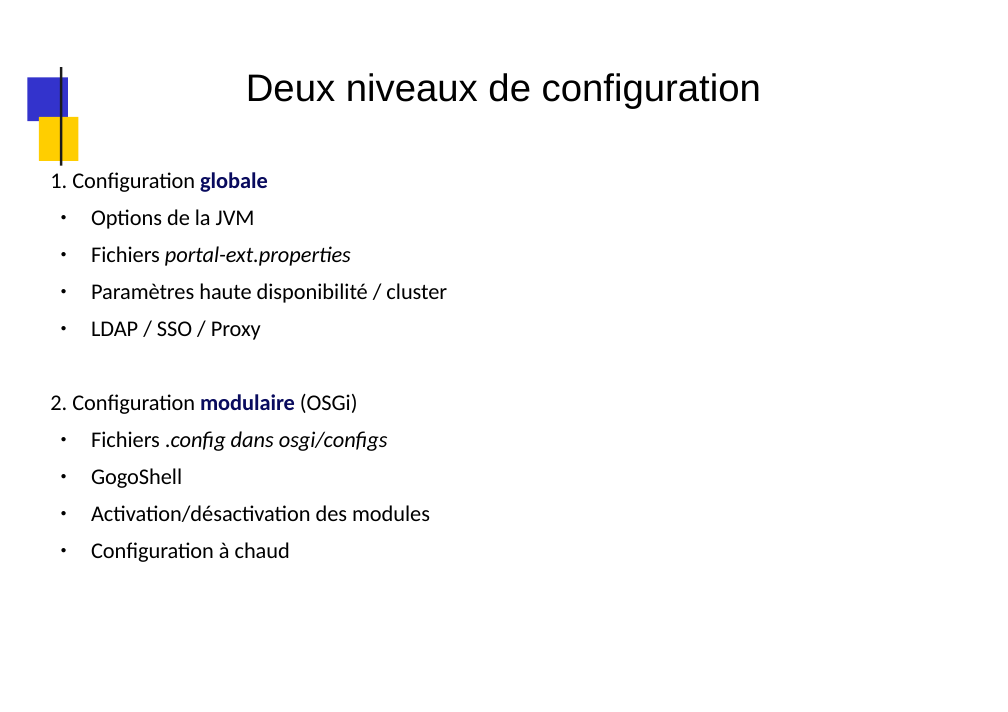
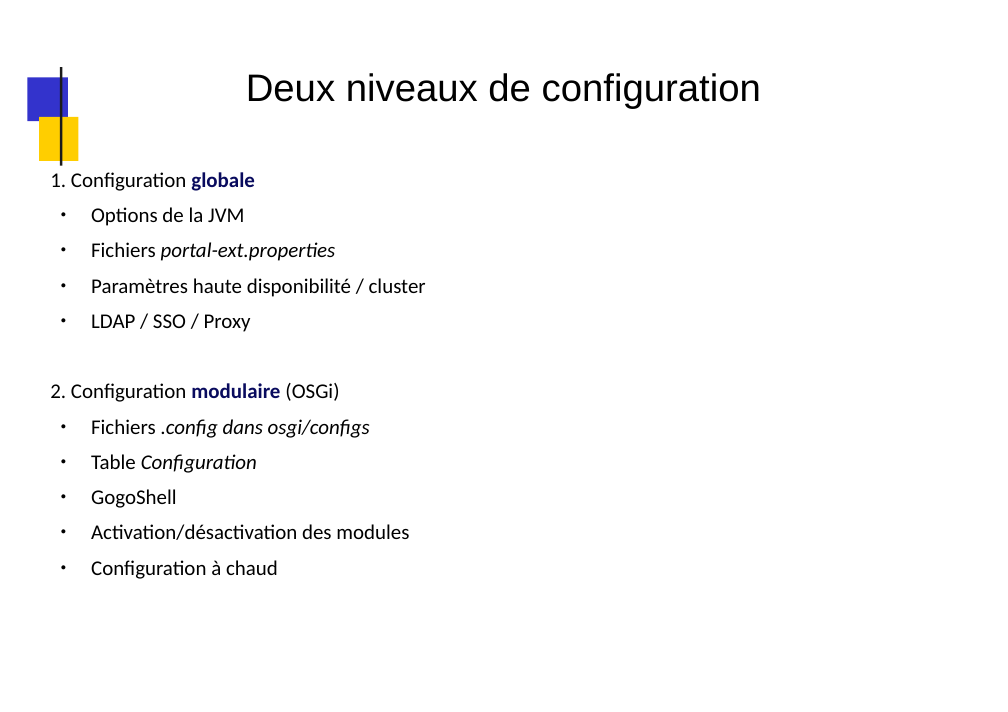
Before and after one commit to dthibau/liferay, a slide deck: slide 72 of Lrd7.pptx. Drawn at 1008x712 pixels with LibreOffice and Linux fonts; fonts in the diff are those of the drawing; background and template pictures are left out. Boxes give left, top, right and bottom in pixels: in the first picture for what was removed or moved away, otherwise in the second. Text is boxed around its words. In the diff, an @@ line names an element or a change of style, - is before the commit and + after.

```diff
--- a/Lrd7.pptx
+++ b/Lrd7.pptx
@@ text at [50,172,426,579]: size 18.7 to 17.4 pt @@
@@ text at [91,454,257,473]: paragraph added @@
+● Table Configuration
```
Also in this commit, not shown: 8 other slides changed, 3 other files.
